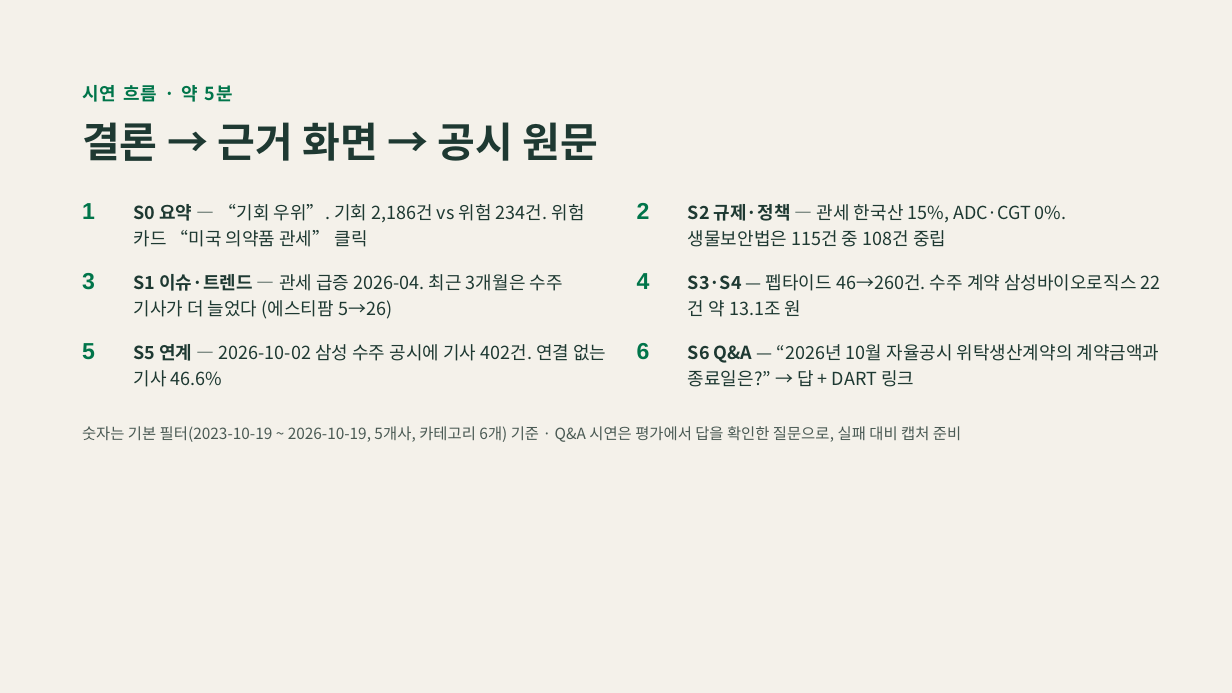
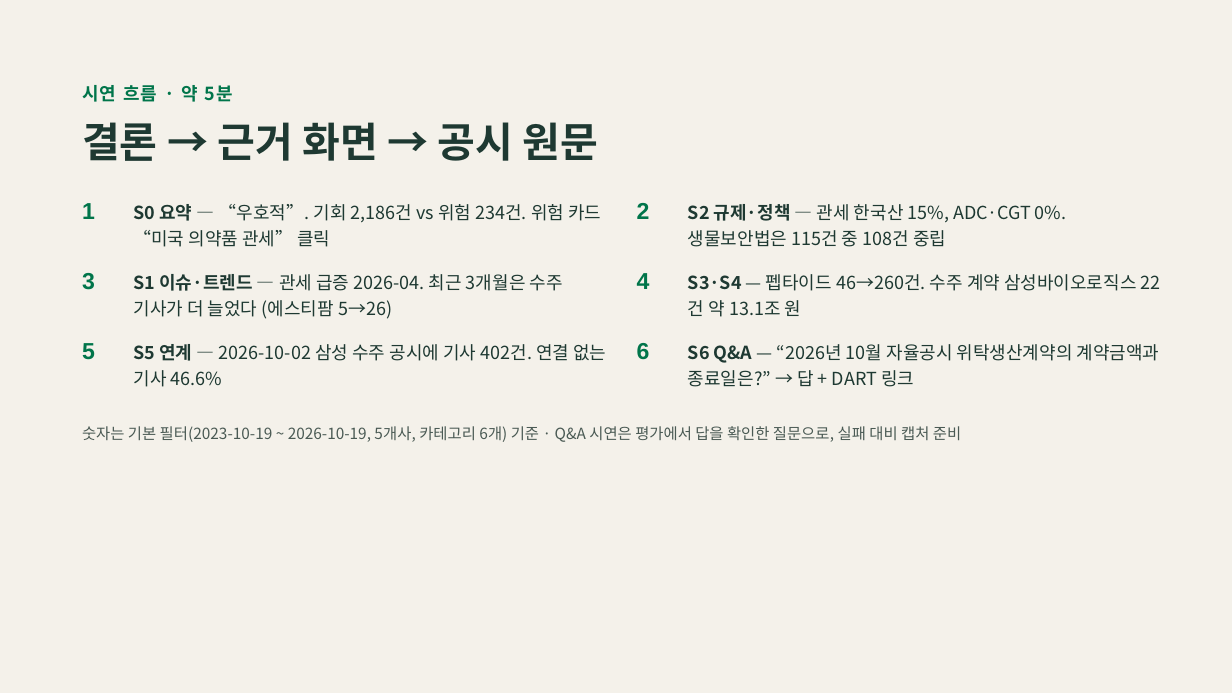
Before and after one commit to AI-Campus-1st/mid_proj_bio, a slide deck: slide 12 of docs/07_project-management/CDMO 이슈 대시보드 발표 초안.pptx. Drawn at 1232x693 pixels with LibreOffice and Linux fonts; fonts in the diff are those of the drawing. Boxes give left, top, right and bottom in pixels: in the first picture for what was removed or moved away, otherwise in the second. Text is boxed around its words. In the diff, an @@ line names an element or a change of style, - is before the commit and + after.

```diff
--- a/docs/07_project-management/CDMO 이슈 대시보드 발표 초안.pptx
+++ b/docs/07_project-management/CDMO 이슈 대시보드 발표 초안.pptx
@@ text at box(133, 204, 601, 247): text changed @@
-S0 요약 — “기회 우위”. 기회 2,186건 vs 위험 234건. 위험 카드 “미국 의약품 관세” 클릭
+S0 요약 — “우호적”. 기회 2,186건 vs 위험 234건. 위험 카드 “미국 의약품 관세” 클릭
```
Also in this commit, not shown: 2 other slides changed, 1 other file.
